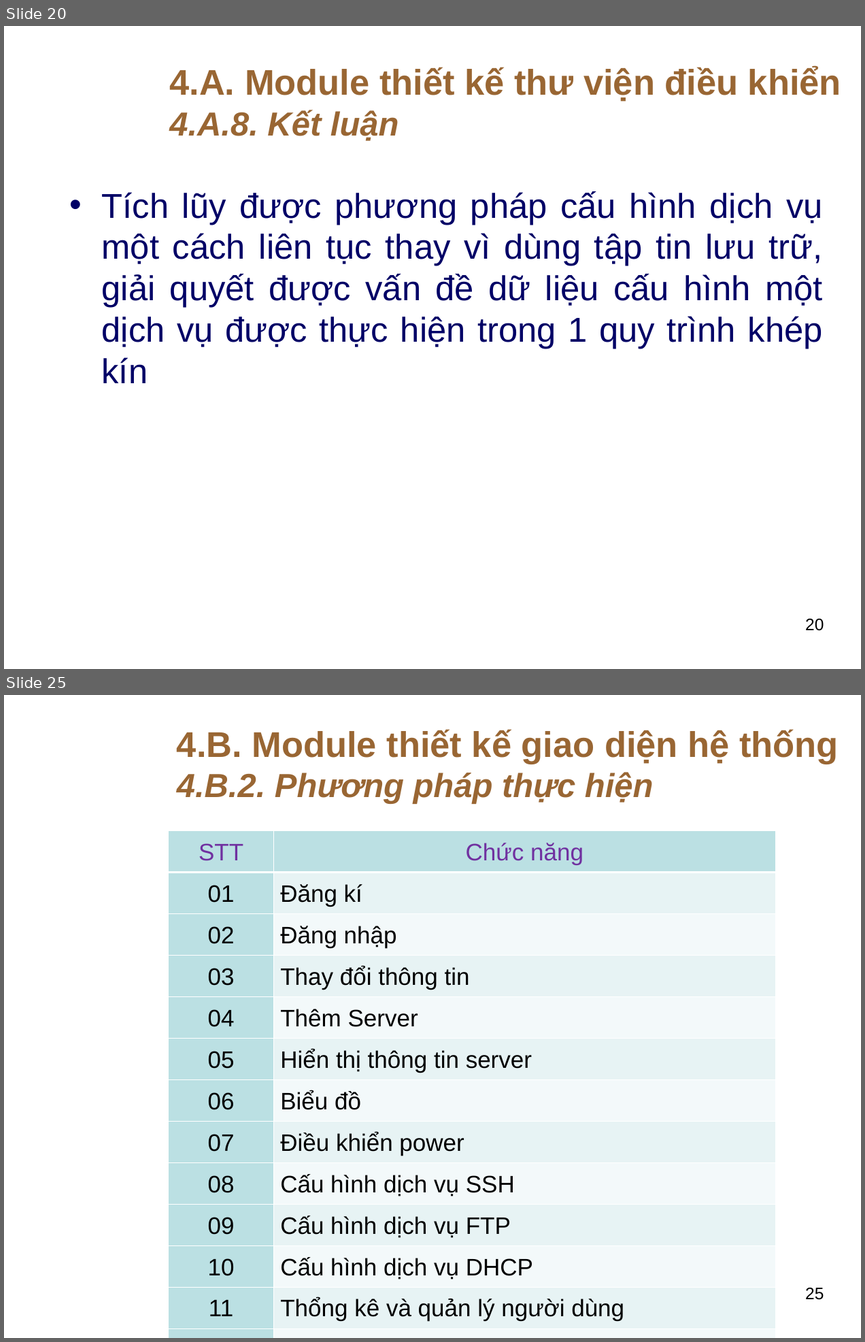
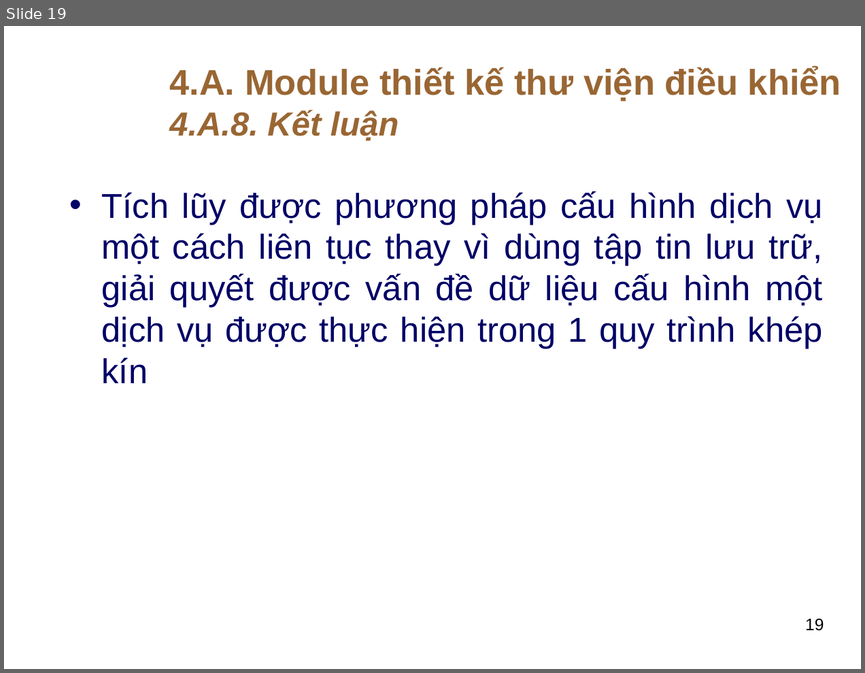
Before and after one commit to thuhuynh4393/testfrontend, a slide deck: Thu HUynh - SLide bao cao.ppt. Shown one above the other, each under a label of ours: slides 20 and 25 before the commit, slide 19 after it; the slides between them are not shown. The pictures are 865x1342 and 865x673 pixels, drawn with LibreOffice and Linux fonts; fonts in the diff are those of the drawing; background and template pictures are left out. Boxes give left, top, right and bottom in pixels: in the first picture for what was removed or moved away, otherwise in the second. Text is boxed around its words. In the diff, an @@ line names an element or a change of style, - is before the commit and + after.

```diff
--- a/Thu HUynh - SLide bao cao.ppt
+++ b/Thu HUynh - SLide bao cao.ppt
@@ slide 25 removed at (4,695,861,1338), background picture (left out) @@
@@ text removed at (177,729,838,804) @@
-4.B. Module thiết kế giao diện hệ thống
-4.B.2. Phương pháp thực hiện
@@ table removed at (169,830,775,1323), 13 rows, 2 columns @@
-STT | Chức năng
-01 | Đăng kí
-02 | Đăng nhập
-03 | Thay đổi thông tin
-04 | Thêm Server
-05 | Hiển thị thông tin server
-06 | Biểu đồ
-07 | Điều khiển power
-08 | Cấu hình dịch vụ SSH
-09 | Cấu hình dịch vụ FTP
-10 | Cấu hình dịch vụ DHCP
-11 | Thổng kê và quản lý người dùng
-12 | Xem logs hoạt động của hệ thống
@@ text removed at (224,1272,523,1287) @@
-Hình 4.B.2 – Sơ đồ hoạt động của hệ thống
@@ page number removed at (805,1287,823,1300) @@
-25
@@ what was slide 20 is now slide 19 @@
@@ page number at (805,618,823,631): text changed @@
-20
+19
```
Also in this commit, not shown: 4 slides changed, 2 slides added, 22 other slides removed.
